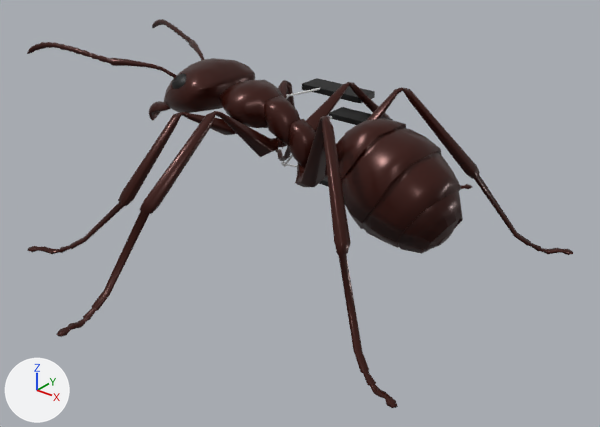
The OBJ model model/formiga_vista_baixo.obj: old version first, new version second.
Rendered twice from a 50 mm lens placed at (2.54, -3.08, 2.15), pointed at (0.07, 0.01, 0.24). Arrows for +X, +Y and +Z are at lower left; the lights stay in place. Where no turn or scale is listed for an object, it has been applied to the vertices.

Objects in the first picture: 'Femur_Text.001', 'Formica_Mesh_0.001'.
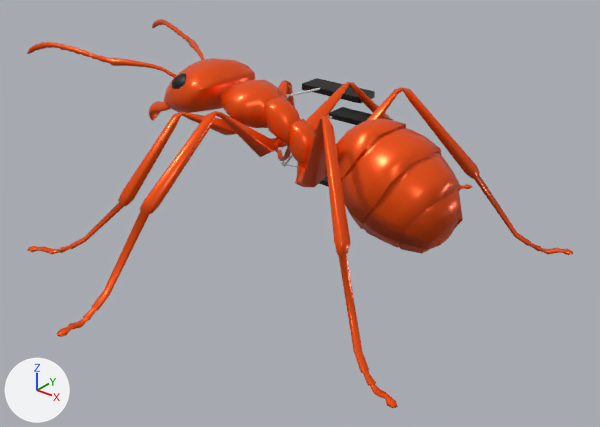
What differs and where, as boxes (x1, y1, x2, y2) in the pictures (600 x 427 px):
'Formica_Mesh_0.001', recoloured: (27, 19, 573, 408) in both

Diff of the bpy script that builds the scene:
```diff
--- a/model/formiga_vista_baixo.obj.py
+++ b/model/formiga_vista_baixo.obj.py
@@ mat_material_006 @@
 mat_material_006 = principled_material('Material.006')
-mat_material_006.base_color = (0.0509, 0.00854, 0.00465)  # dark red #40170f
+mat_material_006.base_color = (1.0, 0.0908, 0.0)  # orange #ff5500
 mat_material_006.metallic = 0.45
```
